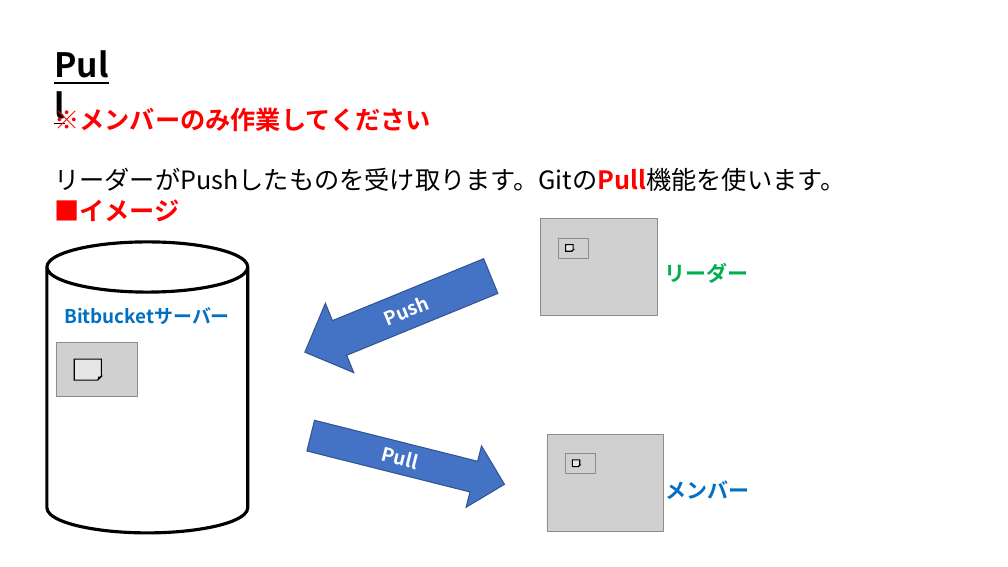
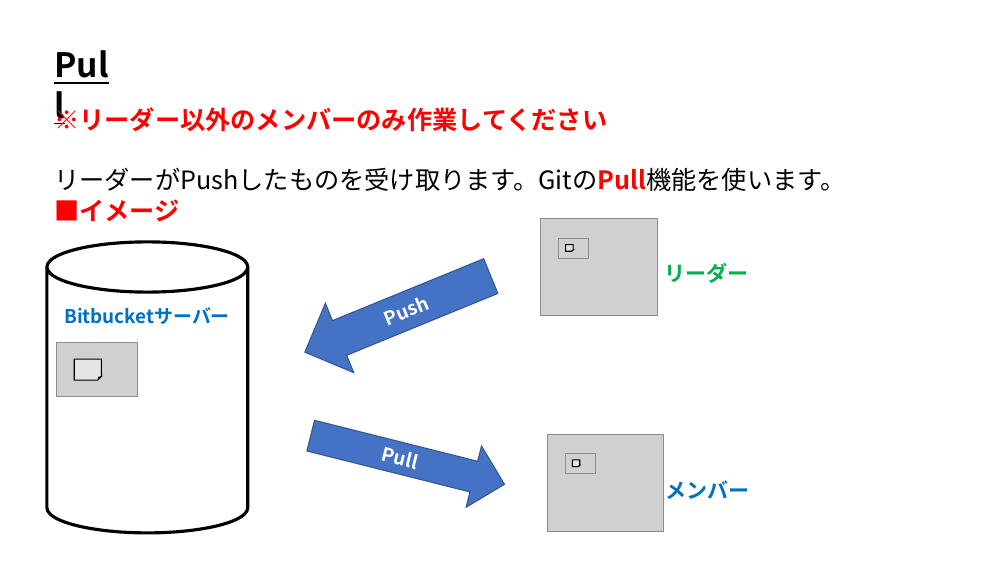
Before and after one commit to ArakiYusuke-Ohara/Textbook, a slide deck: slide 1 of ゲーム科2年/00_前期/ゲームエンジンⅢ/バージョン管理/05_Pull.pptx. Drawn at 1008x567 pixels with LibreOffice and Linux fonts; fonts in the diff are those of the drawing; grey boxes stand for pictures. Boxes give left, top, right and bottom in pixels: in the first picture for what was removed or moved away, otherwise in the second. Text is boxed around its words. In the diff, an @@ line names an element or a change of style, - is before the commit and + after.

Commit message:
バージョン管理のスライドを最新に更新

```diff
--- a/ゲーム科2年/00_前期/ゲームエンジンⅢ/バージョン管理/05_Pull.pptx
+++ b/ゲーム科2年/00_前期/ゲームエンジンⅢ/バージョン管理/05_Pull.pptx
@@ text at bbox=[54, 103, 607, 132]: text changed @@
-※メンバーのみ作業してください
+※リーダー以外のメンバーのみ作業してください
```
Also in this commit, not shown: 1 other slide changed, 9 other files.
